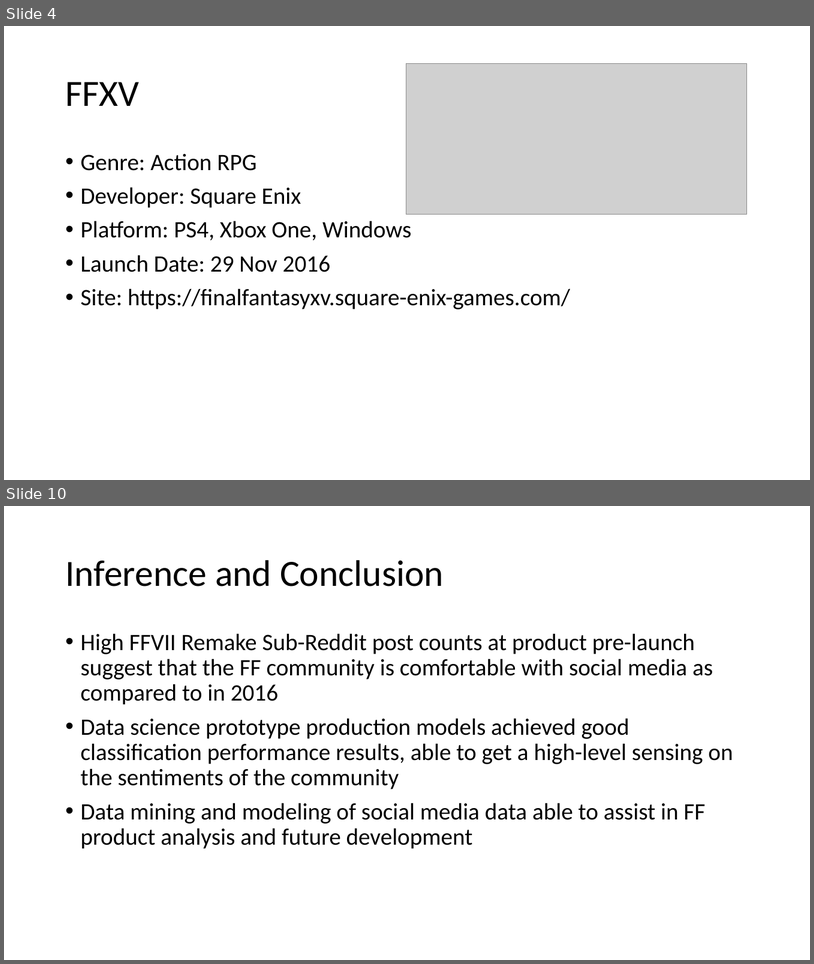
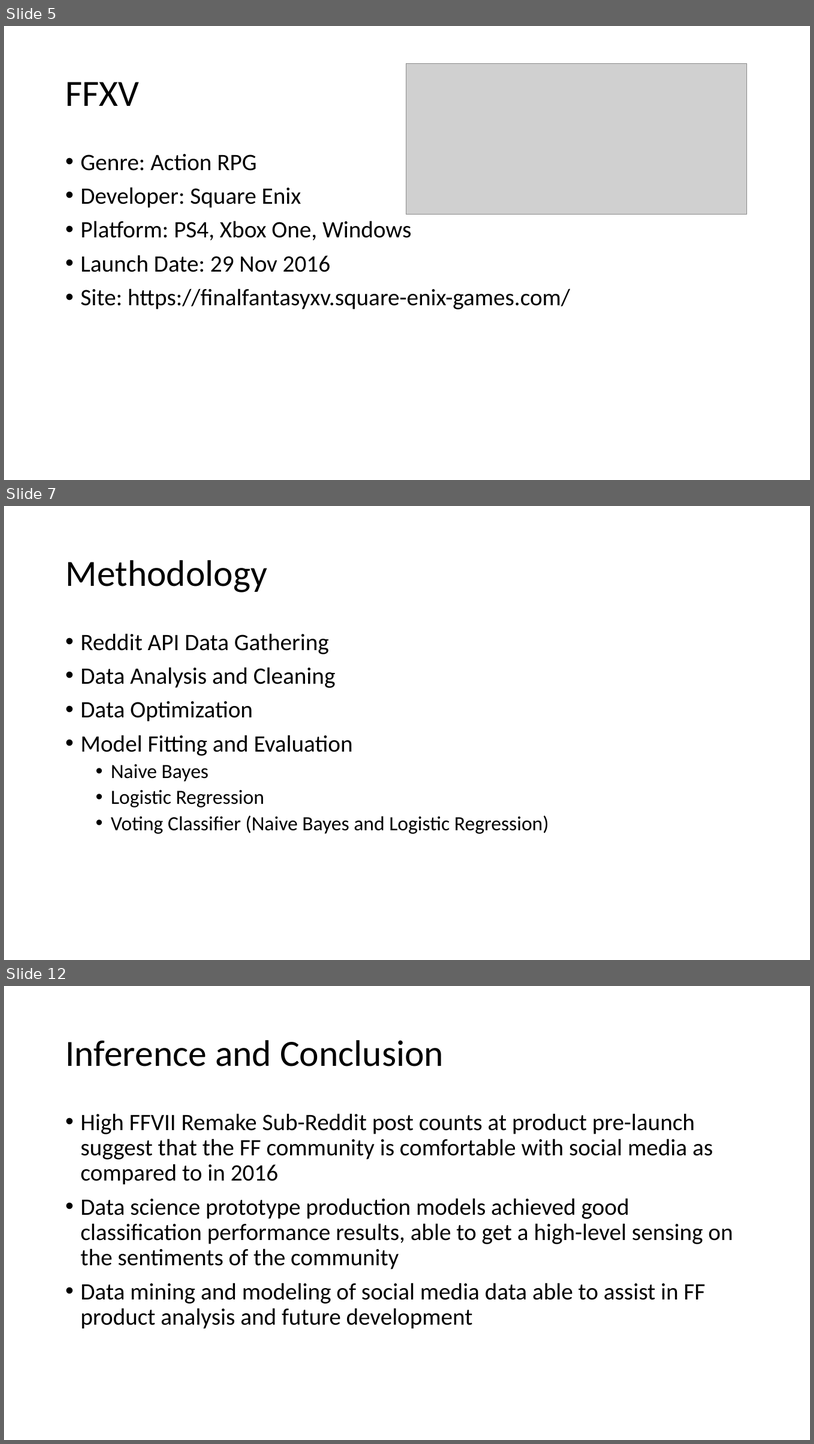
Before and after one commit to junkang85/DSI-Project-3, a slide deck: DSI Project_3.pptx. Shown one above the other, each under a label of ours: slides 4 and 10 before the commit, slides 5, 7 and 12 after it; the slides between them are not shown. The pictures are 814x964 and 814x1444 pixels, drawn with LibreOffice and Linux fonts; fonts in the diff are those of the drawing; grey boxes stand for pictures. Boxes give left, top, right and bottom in pixels: in the first picture for what was removed or moved away, otherwise in the second. Text is boxed around its words. In the diff, an @@ line names an element or a change of style, - is before the commit and + after.

```diff
--- a/DSI Project_3.pptx
+++ b/DSI Project_3.pptx
@@ slide 7 added at bbox=[4, 506, 810, 960], background #FFFFFF @@
@@ title added at bbox=[65, 560, 267, 592], 44 pt, text #000000 @@
+Methodology
@@ text added at bbox=[81, 633, 549, 834], 28 pt, text #000000 @@
+• Reddit API Data Gathering
+• Data Analysis and Cleaning
+• Data Optimization
+• Model Fitting and Evaluation
+  • Naive Bayes
+  • Logistic Regression
+  • Voting Classifier (Naive Bayes and Logistic Regression)
@@ what was slide 4 is now slide 5 @@
@@ what was slide 10 is now slide 12 @@
```
Also in this commit, not shown: 6 slides changed, 1 other slide added, 6 other files.
